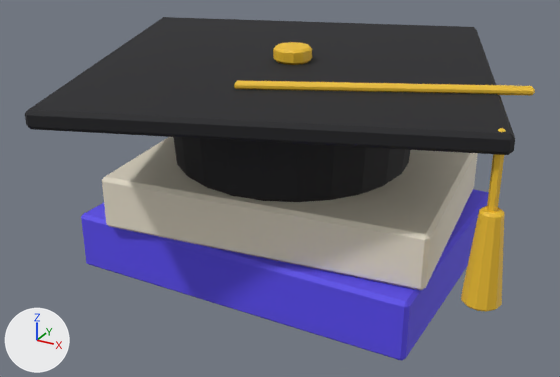
The glTF model assets-src/models/featured/lesson-folk.glb, before and after one commit.
The view is the same before and after, from a 50 mm camera at (0.441, -0.835, 0.509) aimed at (-0.002, -0.028, 0.106). The axes (+X, +Y, +Z) are drawn at lower left. The lights are the same throughout. The first picture is the older version. Where no turn or scale is listed for an object, it has been applied to the vertices. Vertices at exactly the same position are counted once.

In view in the first picture: 'lesson-folk.book-cream', 'lesson-folk.book-purple', 'lesson-folk.cap', 'lesson-folk.tassel'.
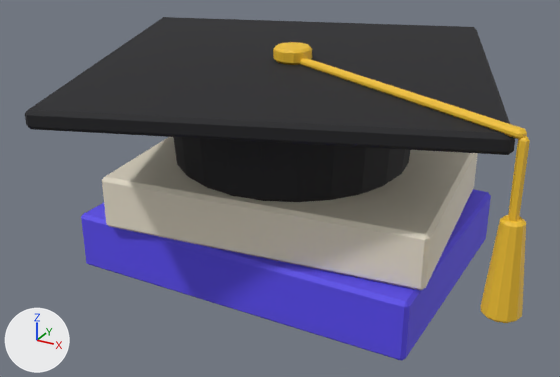
Where the change shows, as pixel boxes (x1, y1, x2, y2) in the pictures (560 x 377 px; the box of a moved part takes in the faces that stretch with it):
'lesson-folk.tassel', reshaped (15% narrower): before (234, 42, 535, 312); after (273, 42, 530, 323)
part 1 of me_lesson_folk_tassel, moved or reshaped: before (234, 80, 535, 96); after (299, 58, 527, 139)
part 2 of me_lesson_folk_tassel, moved or reshaped: before (487, 128, 506, 212); after (508, 136, 530, 221)
part 3 of me_lesson_folk_tassel, moved or reshaped: before (461, 206, 504, 312); after (481, 215, 526, 323)

What changed in the scene script:
```text
Change me_lesson_folk_tassel:
    used by ob_lesson_folk_tassel; location = (0.0, 0.0, 0.0)
    remove me_lesson_folk_tassel.from_pydata(...)  # 144 vertices, 272 faces; spans x -0.024..0.313, y -0.157..0.024, z 0.083..0.287
    add me_lesson_folk_tassel.from_pydata(...)  # 144 vertices, 272 faces; spans x -0.024..0.336, y -0.168..0.024, z 0.083..0.287
    me_lesson_folk_tassel part 1: the loose piece of 24 vertices spanning x -0.001..0.293, y -0.14..0.004, z 0.267..0.276 is turned -50 degrees about the z axis through its middle and scaled by 1.08, then moved by (0.012, -0.005, 0.0)
    me_lesson_folk_tassel part 2: the loose piece of 24 vertices spanning x 0.287..0.297, y -0.141..-0.132, z 0.18..0.27 is moved by (0.023, -0.011, 0.0)
    me_lesson_folk_tassel part 3: the loose piece of 48 vertices spanning x 0.271..0.313, y -0.157..-0.116, z 0.083..0.188 is moved by (0.023, -0.011, 0.0)
```
